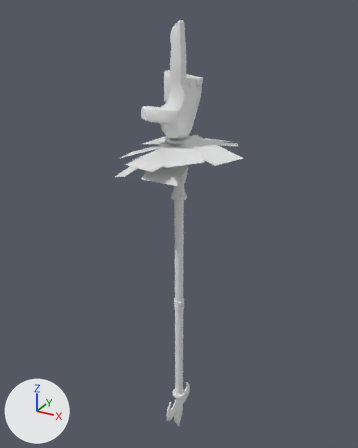
An edit to the FBX model Assets/FPV/03_Art/05_Interractibles/SM_BatonParole_low.fbx, drawn before and after from the same camera.
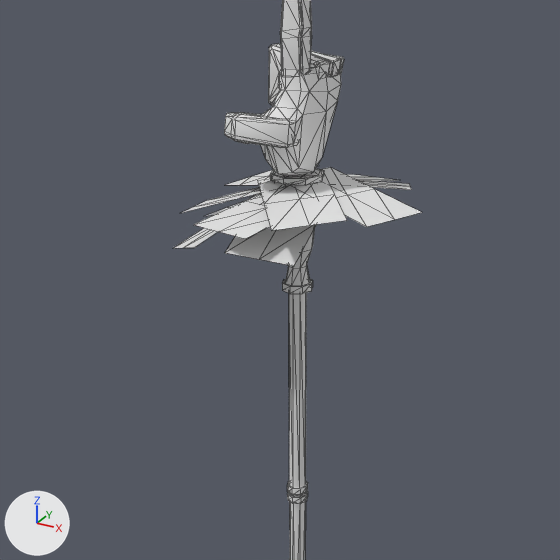
There are two pictures of each version: one whole from a 50 mm camera at (1.68, -3.11, 3.63) aimed at (-0.08, 0.09, 2.03), one close up on the part from 7% to 88% of the width and 11% to 76% of the height. Lighting does not change. The marker at lower left points along +X, +Y and +Z. The last two pictures show the newer version. The close-ups show mesh edges as thin lines. Where no turn or scale is listed for an object, it has been applied to the vertices.

The first close-up shows 'SM_BatonParole_low'.
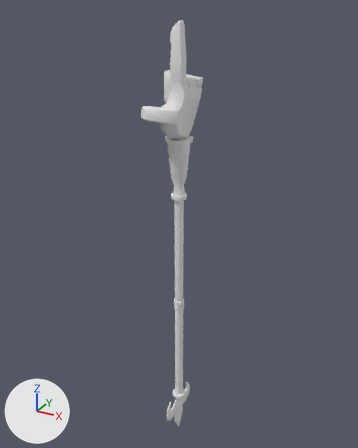
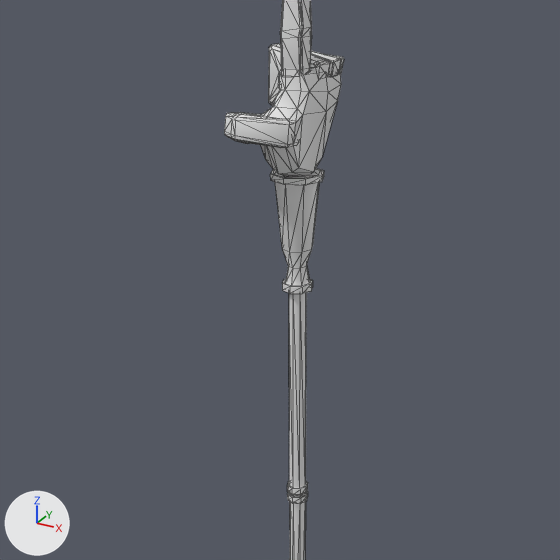
Changed parts and their boxes (x1, y1, x2, y2) in the close-ups (560 x 560 px):
'SM_BatonParole_low', reshaped
    before: (174, 0, 422, 560)
    after: (224, 0, 344, 560)
part 1 of me_mesh, deleted
    before: (174, 167, 422, 266)

What the commit changed:
me_mesh is used by ob_sm_batonparole_low; location (0.0, 0.0, 0.0).
me_mesh had 909 vertices, 1676 faces and spanned x -0.51..0.51, y -0.52..0.52, z -0.03..3.54.
me_mesh now has 810 vertices, 1588 faces and spans x -0.2..0.1, y -0.28..0.21, z -0.03..3.54.
me_mesh part 1: 11 loose pieces with 99 vertices, spanning x -0.51..0.51, y -0.52..0.52, z 2.49..2.77, are deleted.
